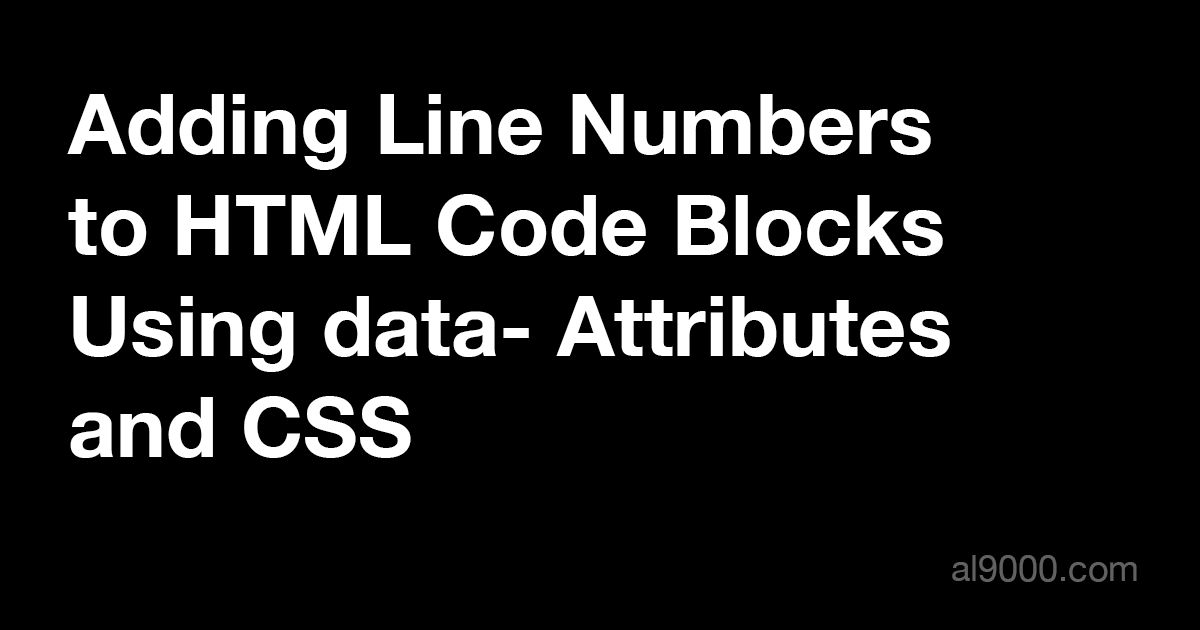
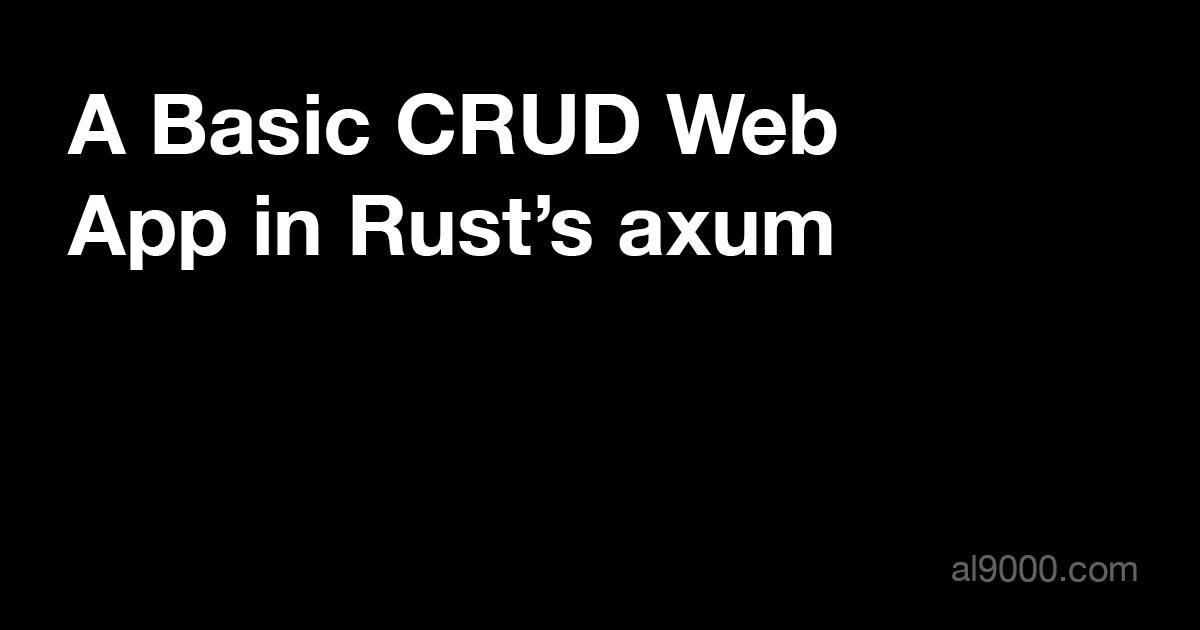
Layer changes from the first 1200 × 630 image to the second:
renamed "Adding Line Numbers to HTML Code Blocks Using data- Attribute" to "A Basic CRUD Web App in Rust’s axum", painted on it over (x1=67, y1=93, x2=950, y2=458)
